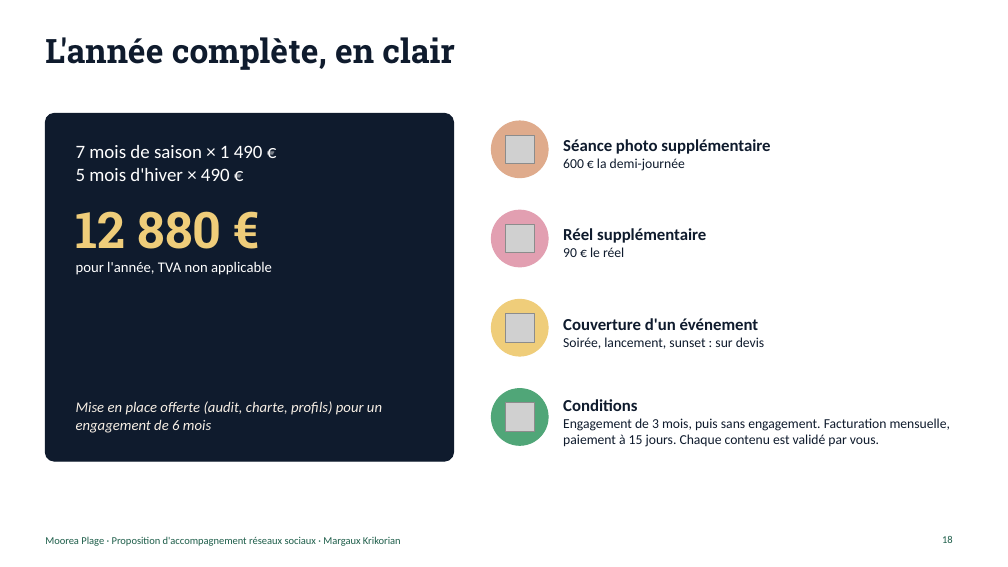
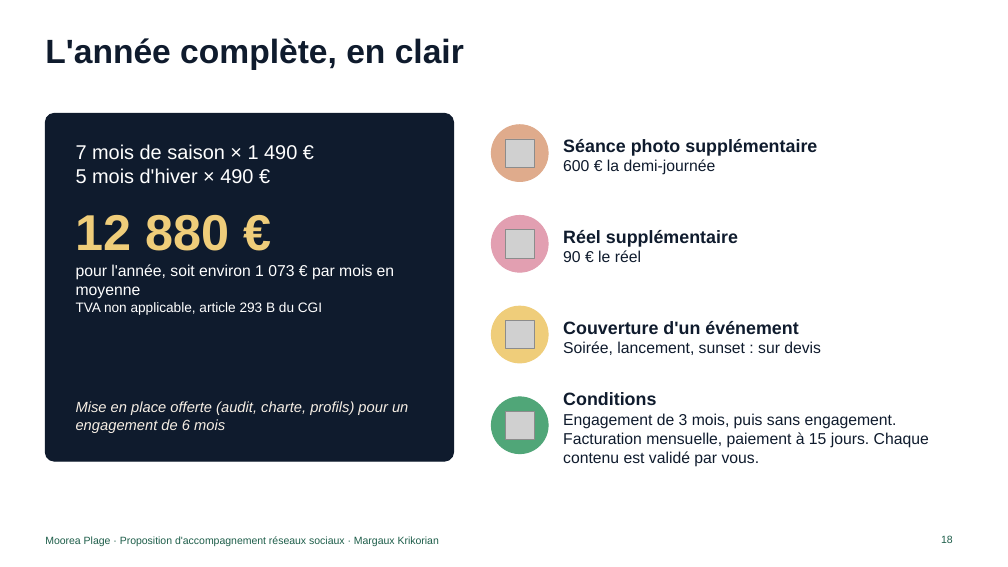
Before and after one commit to margaritakrikorian-ai/Assistant-CM, a slide deck: slide 18 of prospection/moorea-plage/Moorea-Plage-proposition.pptx. Drawn at 1008x567 pixels with LibreOffice and Linux fonts; fonts in the diff are those of the drawing; grey boxes stand for pictures. Boxes give left, top, right and bottom in pixels: in the first picture for what was removed or moved away, otherwise in the second. Text is boxed around its words. In the diff, an @@ line names an element or a change of style, - is before the commit and + after.

```diff
--- a/prospection/moorea-plage/Moorea-Plage-proposition.pptx
+++ b/prospection/moorea-plage/Moorea-Plage-proposition.pptx
@@ title "L'année complète, en clair" at (45, 38, 464, 70): font Roboto Slab to Arial @@
@@ text "Séance photo supplémentaire" at (563, 139, 817, 175): size 16 to 17 pt in "Séance photo supplémentaire"; font Calibri to Arial; size 13 to 15 pt in "600 € la demi-journée" @@
@@ text at (76, 144, 297, 251): size 18 to 19 pt, font Calibri to Arial in "7 mois de saison × 1 490 ...", "5 mois d'hiver × 490 €"; font Roboto Slab to Arial in "12 880 €" @@
@@ text "Réel supplémentaire" at (563, 230, 738, 262): size 16 to 17 pt in "Réel supplémentaire"; font Calibri to Arial; size 13 to 15 pt in "90 € le réel" @@
@@ text at (76, 264, 395, 315): text changed; size 14 to 15 pt; font Calibri to Arial @@
-pour l'année, TVA non applicable
+pour l'année, soit environ 1 073 € par mois en moyenne
+TVA non applicable, article 293 B du CGI
@@ text "Couverture d'un événement" at (563, 321, 821, 355): size 16 to 17 pt in "Couverture d'un événement"; font Calibri to Arial; size 13 to 15 pt in "Soirée, lancement, sunset : sur devis" @@
@@ 3 pictures, 3 ellipses: place and size @@
-3 pictures, 3 ellipses at (492, 121, 548, 356)
+3 pictures, 3 ellipses at (492, 125, 548, 363)
@@ text "Conditions" at (563, 392, 929, 467): size 16 to 17 pt in "Conditions"; font Calibri to Arial, size 13 to 15 pt @@
@@ ellipse: place and size @@
-ellipse at (492, 389, 548, 445)
+ellipse at (492, 397, 548, 454)
@@ picture: place and size @@
-picture at (506, 403, 535, 432)
+picture at (506, 411, 535, 440)
@@ font Calibri to Arial in 3 elements at (76, 401, 408, 433), (941, 535, 953, 543), (45, 536, 439, 546) @@
```
Also in this commit, not shown: 19 other slides changed, 2 other files.
